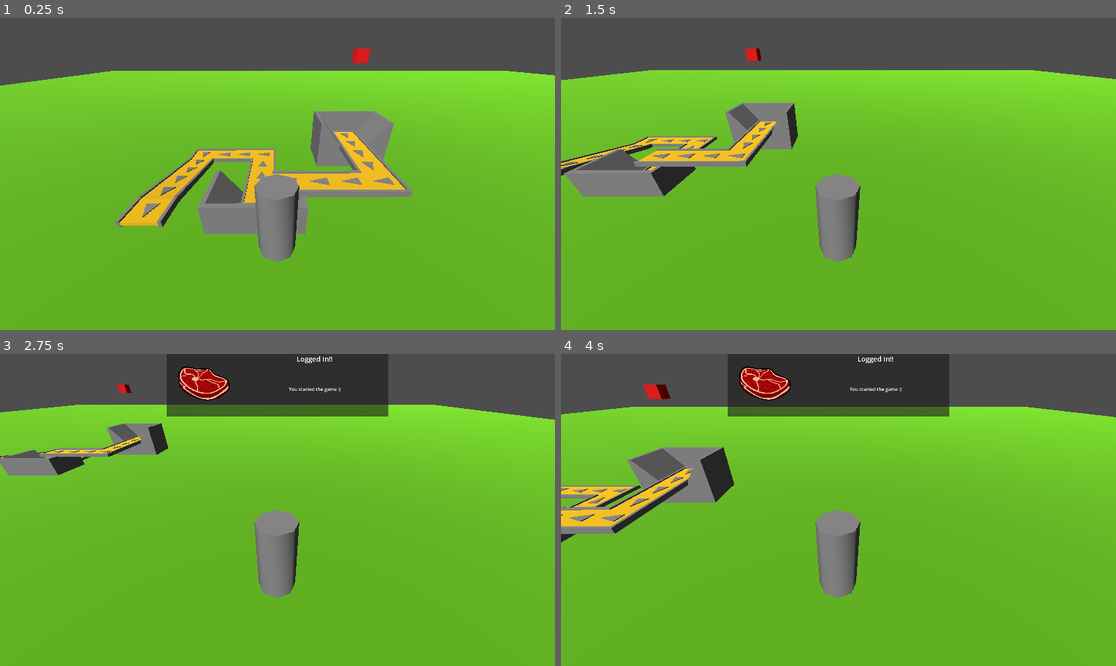
Above: before the commit, frames 1-4 (two rows, left to right).
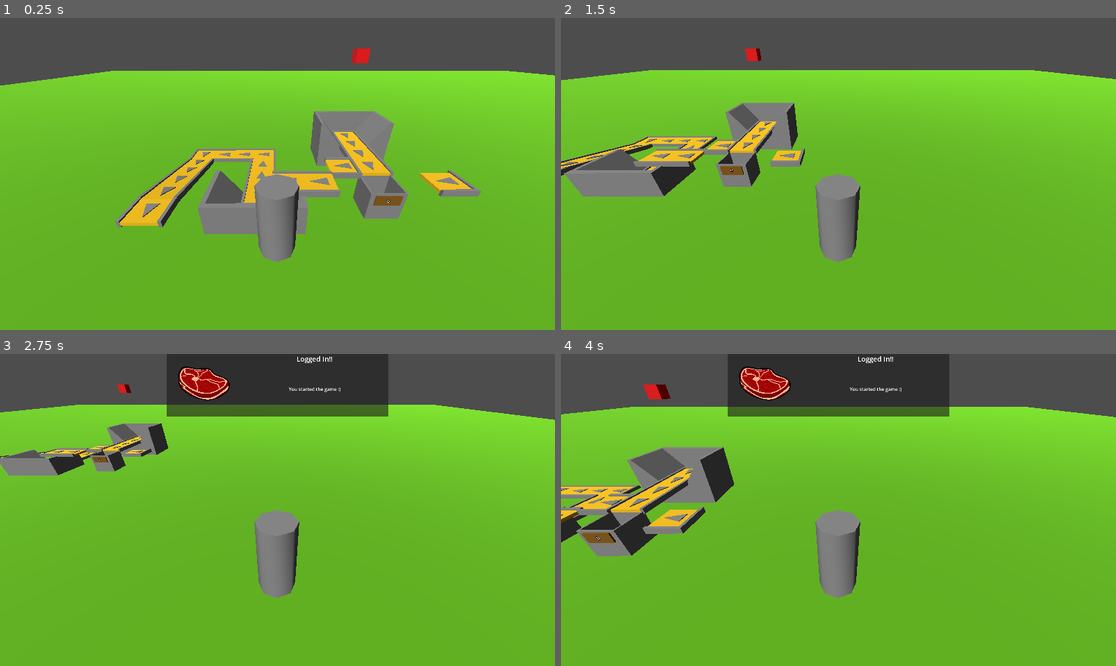
Above: after the commit, the same moments.

Repository: DallasHuff/gwj-89
Game: Godot game, scene res://levels/conveyor_test.tscn
Same seed, same stepped clock (60 frames per second), same inputs: the game is played once before the commit and once after it.
Inputs:
- Up to frame 1 (0.25 s): no input
- Up to frame 2 (1.5 s): tap Enter at 0.5 s; hold D (right) 0.53-1.28 s; hold S (down) from 1.28 s (still down)
- Up to frame 3 (2.75 s): release S (down) at 2.03 s; hold D (right) from 2.03 s (still down)
- Up to frame 4 (4 s): release D (right) at 2.78 s; hold W (up) 2.78-3.53 s; hold A (left) from 3.53 s (still down)

The runs differ from the first frame. In frame 1, 2.1% of the frame differs, in the area x 58-87%, y 44-65%; in frame 2, 1.3%; in frame 3, 0.5%; in frame 4, 2.4%, in the area x 0-27%, y 44-65%.

Commit message:
added basic hopper poc that counts trash

Diff:
--- /dev/null
+++ b/entities/hopper/hopper.gd
@@ -0,0 +1,23 @@
+class_name Hopper
+extends Node3D
+
+@onready var zone := %Zone
+@onready var display := %Display
+
+@export var processed_count := 0
+@export var target_count := 10
+
+func _on_zone_body_entered(body: Node3D) -> void:
+    if not body is Trash:
+        return
+
+    var t: Trash = body
+    t.queue_free()
+
+    processed_count += 1
+
+    display.text = str(processed_count)
+
+    if processed_count >= target_count:
+        print("TARGET MET")
+        # AchievementTracker.achieve(AchievementTracker.AchName.TARGET_MET)
--- /dev/null
+++ b/entities/hopper/hopper.tscn
@@ -0,0 +1,44 @@
+[gd_scene format=3 uid="uid://cr6hleb1ryg5e"]
+
+[ext_resource type="Script" uid="uid://dyfxvfcirwqsy" path="res://entities/hopper/hopper.gd" id="1_pbacs"]
+
+[sub_resource type="BoxShape3D" id="BoxShape3D_m4v2h"]
+size = Vector3(1, 0.5, 1)
+
+[sub_resource type="StandardMaterial3D" id="StandardMaterial3D_pbacs"]
+albedo_color = Color(0.54, 0.35982, 0.04859999, 1)
+
+[node name="Hopper" type="Node3D" unique_id=1611280198]
+script = ExtResource("1_pbacs")
+processed_count = null
+target_count = null
+
+[node name="CSGBox3D" type="CSGBox3D" parent="." unique_id=905614192]
+use_collision = true
+size = Vector3(1.1, 1, 1.1)
+
+[node name="CSGBox3D" type="CSGBox3D" parent="CSGBox3D" unique_id=1725255977]
+transform = Transform3D(1, 0, 0, 0, 1, 0, 0, 0, 1, 0, 0.116229355, 0)
+operation = 2
+size = Vector3(1, 1.1014404, 1)
+
+[node name="Zone" type="Area3D" parent="." unique_id=306718744]
+unique_name_in_owner = true
+
+[node name="CollisionShape3D" type="CollisionShape3D" parent="Zone" unique_id=424839931]
+transform = Transform3D(1, 0, 0, 0, 1, 0, 0, 0, 1, 0, -0.19541916, 0)
+shape = SubResource("BoxShape3D_m4v2h")
+
+[node name="DisplayPart" type="Node3D" parent="." unique_id=2066332585]
+
+[node name="CSGBox3D" type="CSGBox3D" parent="DisplayPart" unique_id=963428546]
+transform = Transform3D(1, 0, 0, 0, 1, 0, 0, 0, 1, 0, 0.2602234, 0.5655551)
+size = Vector3(0.795, 0.351, 0.063)
+material = SubResource("StandardMaterial3D_pbacs")
+
+[node name="Display" type="Label3D" parent="DisplayPart" unique_id=1241748899]
+unique_name_in_owner = true
+transform = Transform3D(1, 0, 0, 0, 1, 0, 0, 0, 1, 0, 0.27389422, 0.5992248)
+text = "0"
+
+[connection signal="body_entered" from="Zone" to="." method="_on_zone_body_entered"]
--- a/levels/conveyor_test.tscn
+++ b/levels/conveyor_test.tscn
@@ -3,6 +3,7 @@
 [ext_resource type="PackedScene" uid="uid://dksqsb7ouxc4c" path="res://entities/player/player.tscn" id="1_mesa8"]
 [ext_resource type="PackedScene" uid="uid://0y1s4ra8pfw" path="res://entities/conveyor/straight_conveyor.tscn" id="2_qxn8h"]
 [ext_resource type="PackedScene" uid="uid://gdv62oa7bqy0" path="res://entities/spawner/spawner.tscn" id="3_5kb2l"]
+[ext_resource type="PackedScene" uid="uid://cr6hleb1ryg5e" path="res://entities/hopper/hopper.tscn" id="4_exgr7"]
 
 [sub_resource type="Environment" id="Environment_h8bs1"]
 
@@ -50,12 +51,12 @@
 transform = Transform3D(1, 0, 0, 0, 1, 0, 0, 0, 1, -5, 0.6, 1)
 
 [node name="StraightConveyor5" parent="conveyors1" unique_id=606666062 instance=ExtResource("2_qxn8h")]
-transform = Transform3D(-4.371139e-08, 0, -1, 0, 1, 0, 1, 0, -4.371139e-08, -5, 0.6, 2)
+transform = Transform3D(-4.371139e-08, 0, -1, 0, 1, 0, 1, 0, -4.371139e-08, -3, 0.6, 2)
 enable_left_bumper = false
 enable_rear_bumper = true
 
 [node name="StraightConveyor6" parent="conveyors1" unique_id=335280754 instance=ExtResource("2_qxn8h")]
-transform = Transform3D(-4.371139e-08, 0, -1, 0, 1, 0, 1, 0, -4.371139e-08, -6, 0.6, 2)
+transform = Transform3D(-4.371139e-08, 0, -1, 0, 1, 0, 1, 0, -4.371139e-08, -6, 0.6, 1)
 
 [node name="StraightConveyor7" parent="conveyors1" unique_id=1156780407 instance=ExtResource("2_qxn8h")]
 transform = Transform3D(-4.371139e-08, 0, -1, 0, 1, 0, 1, 0, -4.371139e-08, -7, 0.6, 2)
@@ -133,3 +134,6 @@
 
 [node name="StraightConveyor12" parent="conveyors2" unique_id=1891158836 instance=ExtResource("2_qxn8h")]
 transform = Transform3D(1, 0, 0, 0, 0.9848077, 0.17364818, 0, -0.17364818, 0.9848077, -12, 1.1932387, 1.9614866)
+
+[node name="Hopper" parent="." unique_id=1611280198 instance=ExtResource("4_exgr7")]
+transform = Transform3D(1, 0, 0, 0, 1, 0, 0, 0, 1, -5, 1.0692692, 2)
Not shown, added: entities/hopper/hopper.gd.uid
